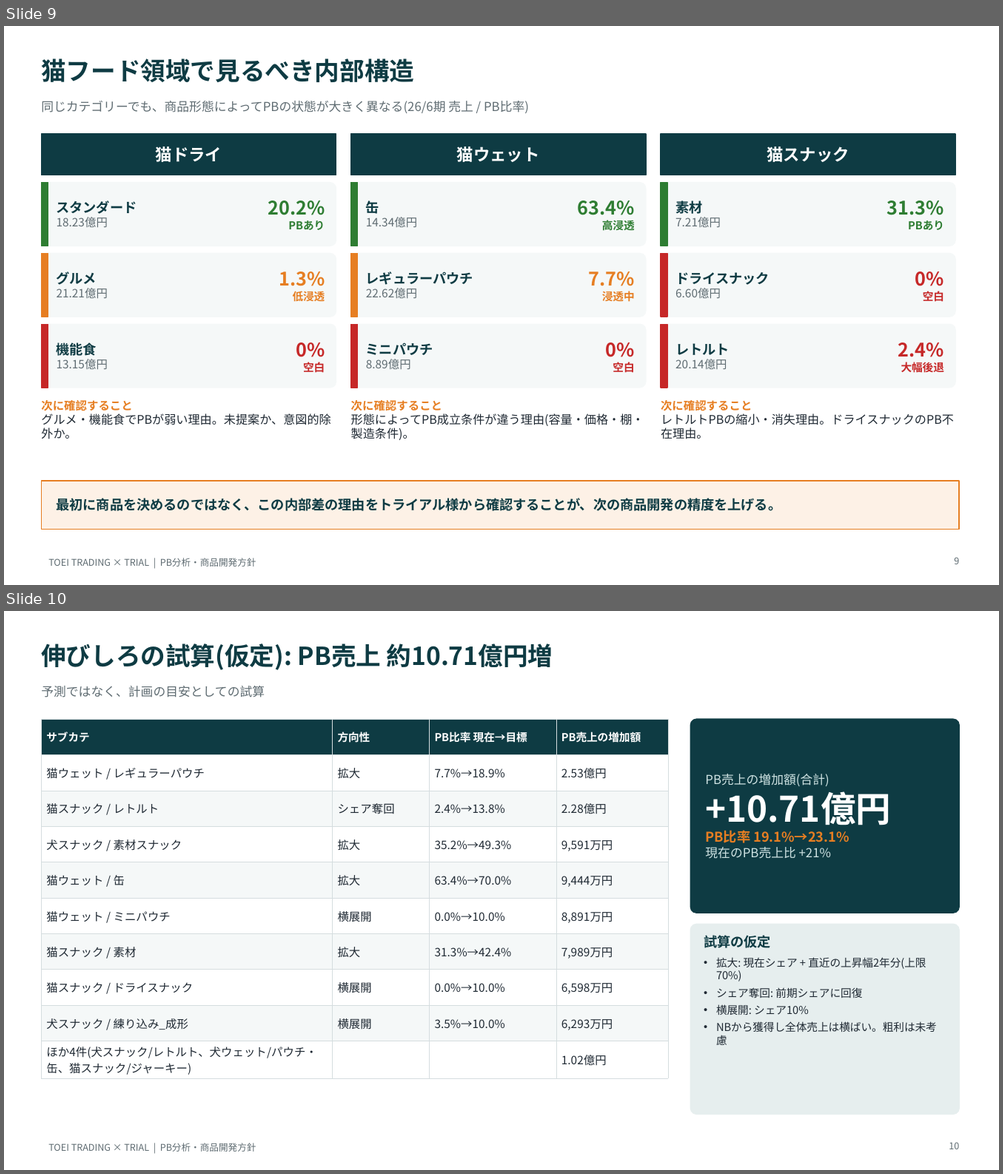
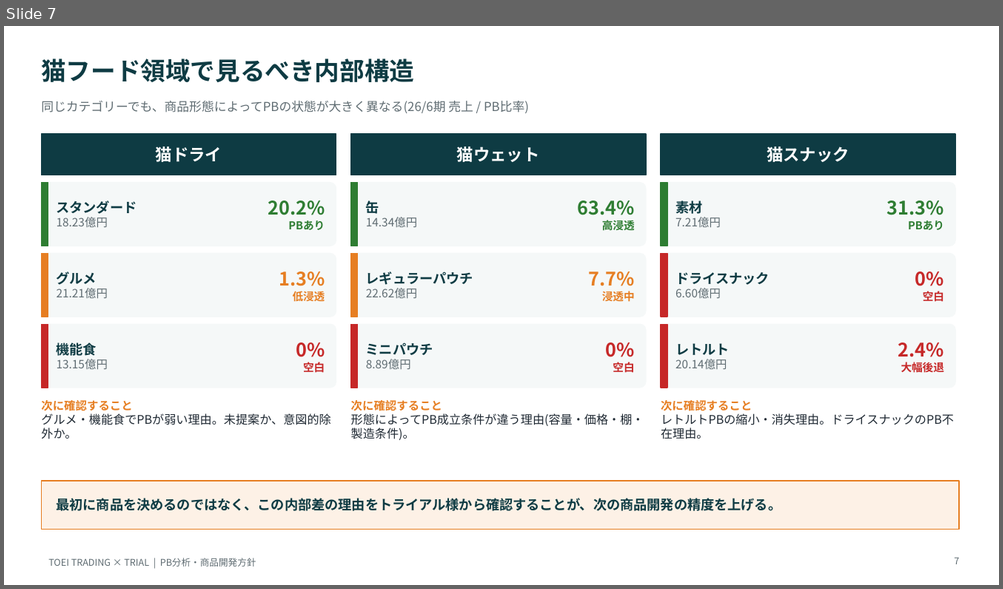
Before and after one commit to akhatri404/trial, a slide deck: 開発方向性_PB戦略_統合版.pptx. Shown one above the other, each under a label of ours: slides 9 and 10 before the commit, slide 7 after it. The pictures are 1003x1174 and 1003x589 pixels, drawn with LibreOffice and Linux fonts; fonts in the diff are those of the drawing. Boxes give left, top, right and bottom in pixels: in the first picture for what was removed or moved away, otherwise in the second. Text is boxed around its words. In the diff, an @@ line names an element or a change of style, - is before the commit and + after.

```diff
--- a/開発方向性_PB戦略_統合版.pptx
+++ b/開発方向性_PB戦略_統合版.pptx
@@ slide 10 removed at bbox=[4, 611, 999, 1170], background #FFFFFF; not listed: 1 template element that a slide beside it also shows @@
@@ text removed at bbox=[41, 644, 553, 670] @@
-伸びしろの試算(仮定): PB売上 約10.71億円増
@@ text removed at bbox=[41, 686, 264, 698] @@
-予測ではなく、計画の目安としての試算
@@ table removed at bbox=[41, 719, 668, 1078], 10 rows, 4 columns @@
-サブカテ | 方向性 | PB比率 現在→目標 | PB売上の増加額
-猫ウェット / レギュラーパウチ | 拡大 | 7.7%→18.9% | 2.53億円
-猫スナック / レトルト | シェア奪回 | 2.4%→13.8% | 2.28億円
-犬スナック / 素材スナック | 拡大 | 35.2%→49.3% | 9,591万円
-猫ウェット / 缶 | 拡大 | 63.4%→70.0% | 9,444万円
-猫ウェット / ミニパウチ | 横展開 | 0.0%→10.0% | 8,891万円
-猫スナック / 素材 | 拡大 | 31.3%→42.4% | 7,989万円
-猫スナック / ドライスナック | 横展開 | 0.0%→10.0% | 6,598万円
-犬スナック / 練り込み_成形 | 横展開 | 3.5%→10.0% | 6,293万円
-ほか4件(犬スナック/レトルト、犬ウェット/パウチ・缶、猫スナック/ジャーキー) |  |  | 1.02億円
@@ rounded rectangle removed at bbox=[691, 719, 959, 913] @@
@@ text removed at bbox=[705, 774, 891, 859] @@
-PB売上の増加額(合計)
-+10.71億円
-PB比率 19.1%→23.1%
-現在のPB売上比 +21%
@@ rounded rectangle removed at bbox=[691, 924, 959, 1115] @@
@@ text removed at bbox=[703, 935, 936, 1045] @@
-試算の仮定
-• 拡大: 現在シェア + 直近の上昇幅2年分(上限70%)
-• シェア奪回: 前期シェアに回復
-• 横展開: シェア10%
-• NBから獲得し全体売上は横ばい。粗利は未考慮
@@ page number removed at bbox=[948, 1142, 959, 1150] @@
-10
@@ what was slide 9 is now slide 7 @@
@@ page number at bbox=[953, 558, 959, 565]: text changed @@
-9
+7
```
Also in this commit, not shown: 5 slides changed, 2 other slides removed, 2 other files.
